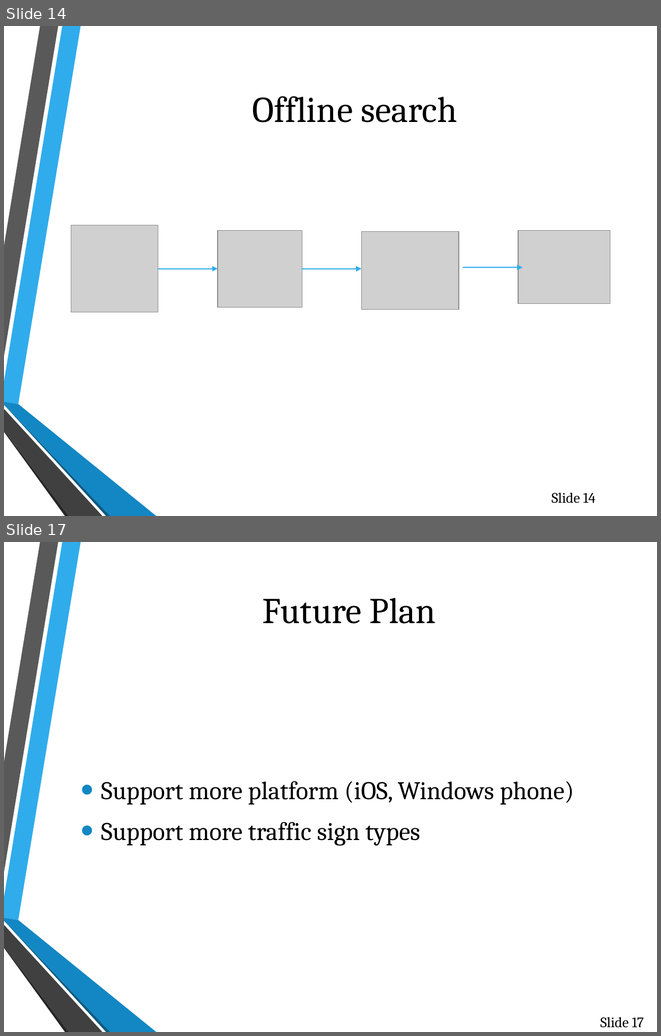
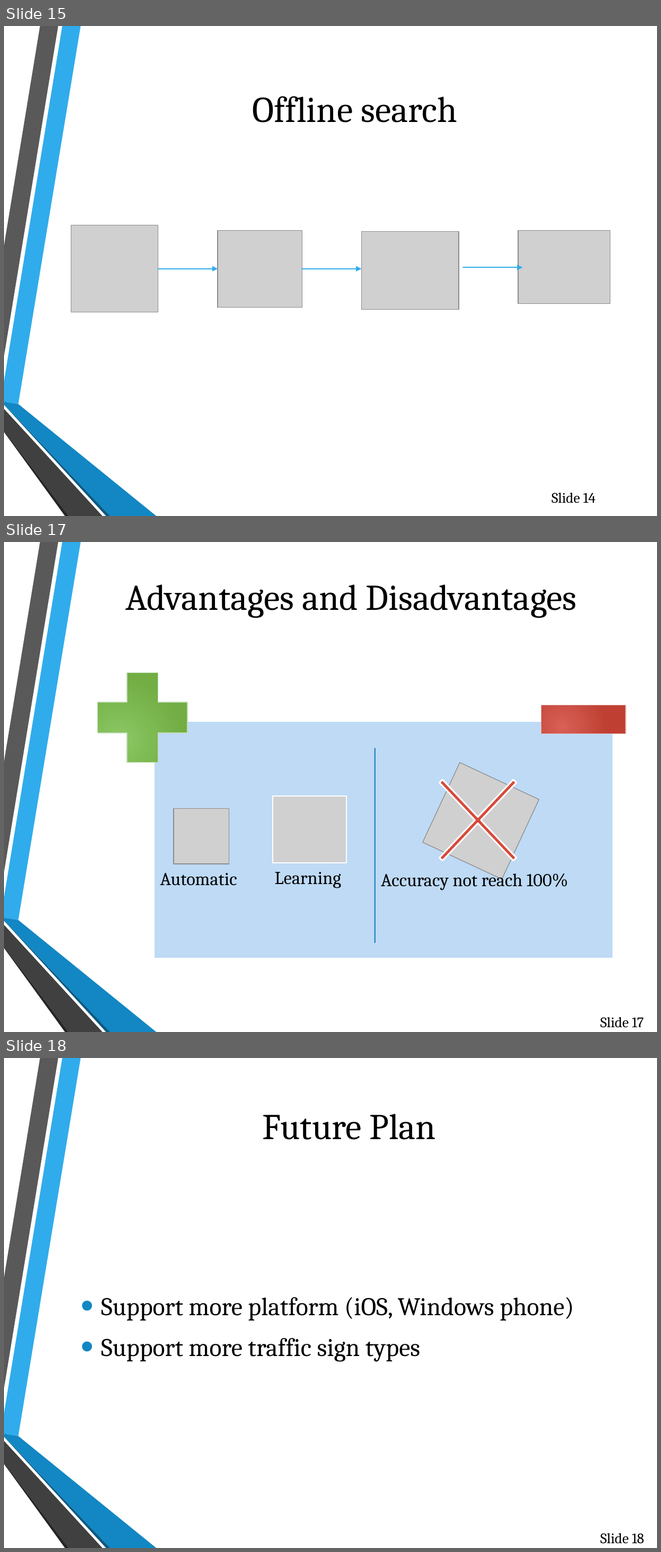
Before and after one commit to maitan10000/traffic-sign-detection-and-recognition, a slide deck: Other/Tmp/Main Slide.pptx. Shown one above the other, each under a label of ours: slides 14 and 17 before the commit, slides 15, 17 and 18 after it; the slides between them are not shown. The pictures are 661x1036 and 661x1552 pixels, drawn with LibreOffice and Linux fonts; fonts in the diff are those of the drawing; grey boxes stand for pictures; background and template pictures are left out. Boxes give left, top, right and bottom in pixels: in the first picture for what was removed or moved away, otherwise in the second. Text is boxed around its words. In the diff, an @@ line names an element or a change of style, - is before the commit and + after.

```diff
--- a/Other/Tmp/Main Slide.pptx
+++ b/Other/Tmp/Main Slide.pptx
@@ slide 17 added at [4, 542, 657, 1032], background picture (left out); not listed: 6 template elements that a slide beside it also shows @@
@@ title added at [125, 584, 577, 618], 40 pt, text #000000 @@
+Advantages and Disadvantages
@@ group added at [97, 672, 626, 959]: 2 rectangles, 1 plus, 1 line @@
@@ cross added at [407, 745, 549, 896], fill #D64A3B, outline #FFFFFF 1.75 pt @@
@@ picture added at [422, 762, 539, 880] @@
@@ picture added at [273, 796, 347, 863] @@
@@ picture added at [174, 809, 229, 864] @@
@@ text added at [160, 873, 237, 885], 20 pt, text #000000 @@
+Automatic
@@ text added at [275, 872, 341, 888], 20 pt, text #000000 @@
+Learning
@@ text added at [381, 869, 568, 890], 20 pt, text #000000 @@
+Accuracy not reach 100%
@@ page number added at [600, 1017, 644, 1027], 16 pt, text #000000 @@
+Slide 17
@@ what was slide 14 is now slide 15 @@
@@ what was slide 17 is now slide 18 @@
@@ page number at [600, 1533, 644, 1543]: text changed @@
-Slide 17
+Slide 18
```
Also in this commit, not shown: 5 slides changed, 1 other slide added, 2 other files.
